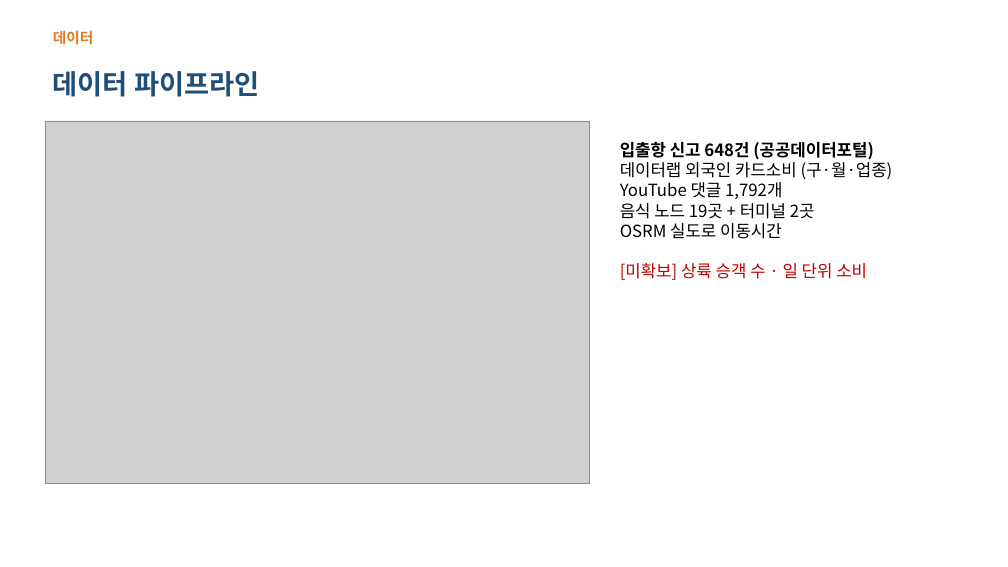
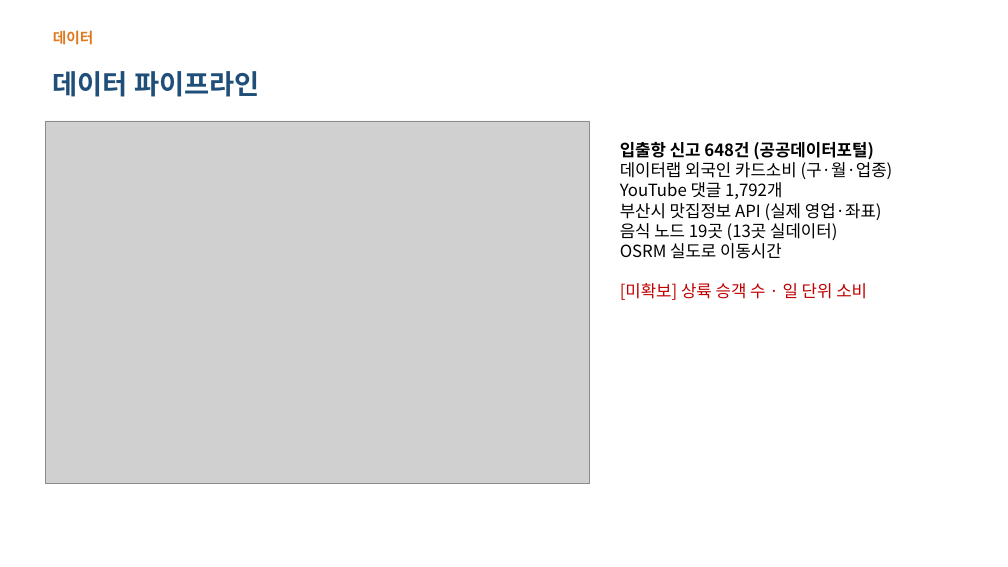
Before and after one commit to ddayoung03/busan-cruise-unpassing, a slide deck: slide 6 of 05_문서/3주차_발표자료.pptx. Drawn at 1008x567 pixels with LibreOffice and Linux fonts; fonts in the diff are those of the drawing; grey boxes stand for pictures. Boxes give left, top, right and bottom in pixels: in the first picture for what was removed or moved away, otherwise in the second. Text is boxed around its words. In the diff, an @@ line names an element or a change of style, - is before the commit and + after.

```diff
--- a/05_문서/3주차_발표자료.pptx
+++ b/05_문서/3주차_발표자료.pptx
@@ text at [620, 142, 893, 300]: text changed @@
-입출항 신고 648건 (공공데이터포털)
-데이터랩 외국인 카드소비 (구·월·업종)
-YouTube 댓글 1,792개
-음식 노드 19곳 + 터미널 2곳
-OSRM 실도로 이동시간
-[미확보] 상륙 승객 수 · 일 단위 소비
+입출항 신고 648건 (공공데이터포털)
+데이터랩 외국인 카드소비 (구·월·업종)
+YouTube 댓글 1,792개
+부산시 맛집정보 API (실제 영업·좌표)
+음식 노드 19곳 (13곳 실데이터)
+OSRM 실도로 이동시간
+[미확보] 상륙 승객 수 · 일 단위 소비
```
Also in this commit, not shown: 4 other slides changed, 22 other files.
